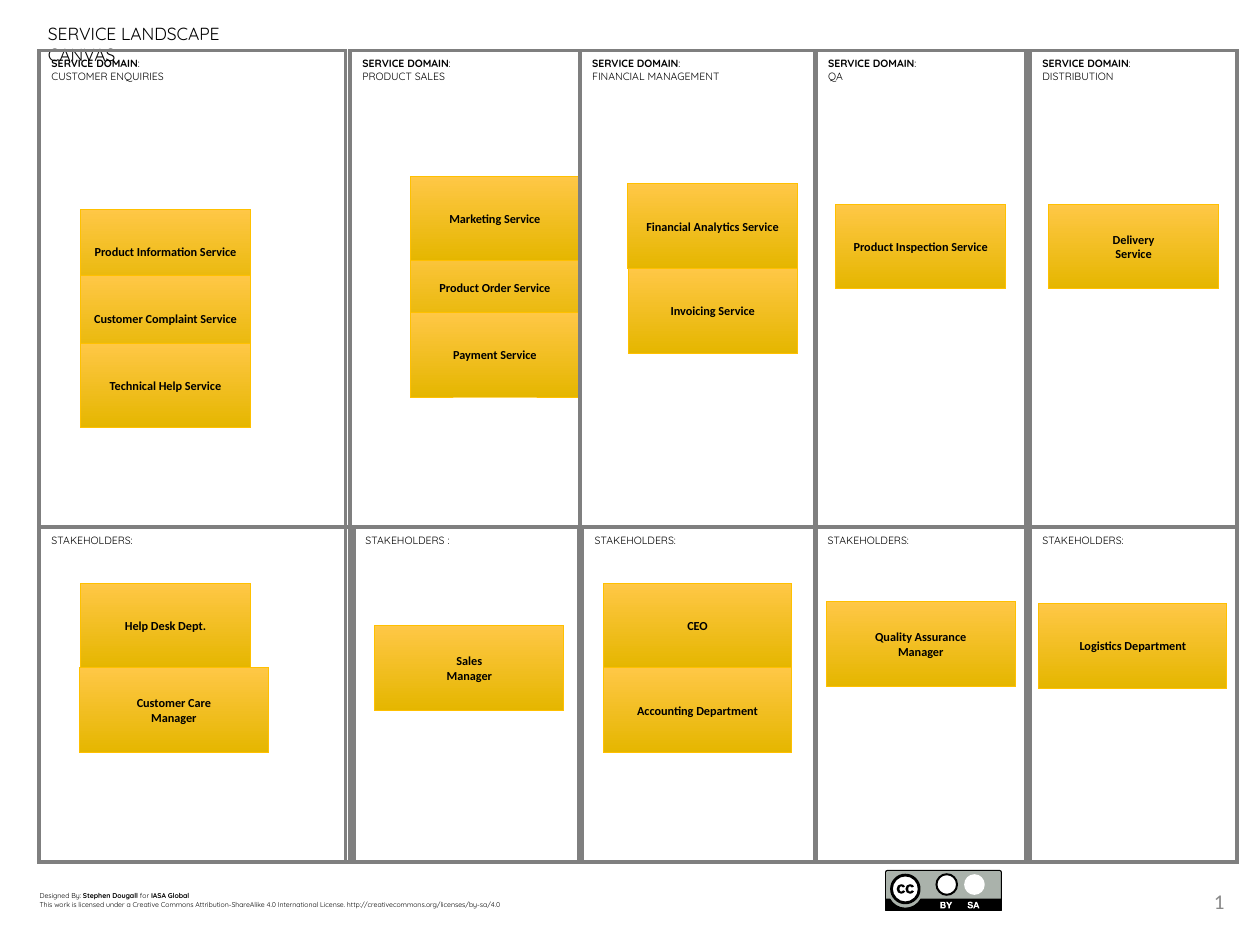
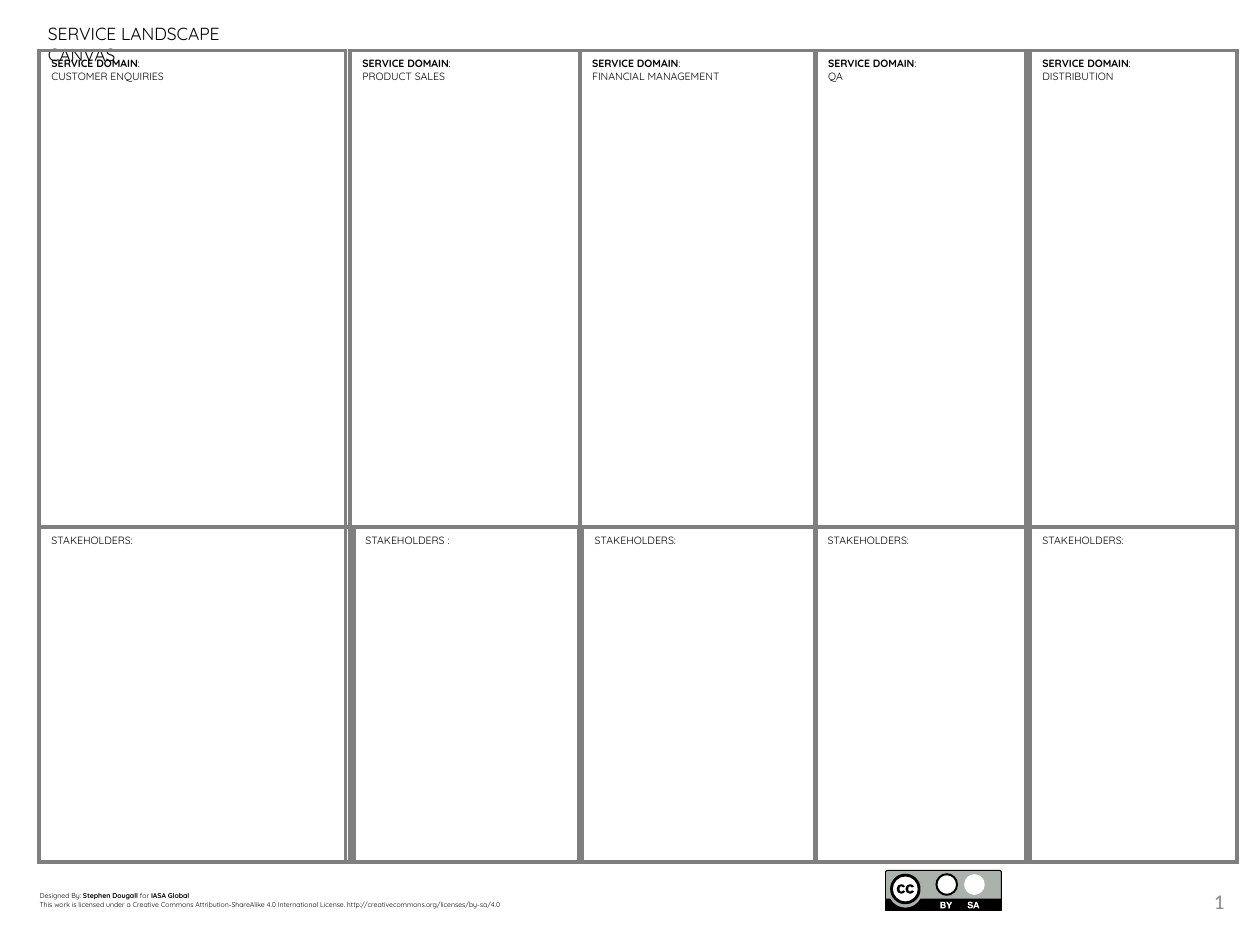
Before and after one commit to Iasa-Global/btabok, a slide deck: slide 1 of pages/structured_canvases/media/ppt/service_landscape_canvas.ppt. Drawn at 1260x945 pixels with LibreOffice and Linux fonts; fonts in the diff are those of the drawing; background and template pictures are left out. Boxes give left, top, right and bottom in pixels: in the first picture for what was removed or moved away, otherwise in the second. Text is boxed around its words. In the diff, an @@ line names an element or a change of style, - is before the commit and + after.

```diff
--- a/pages/structured_canvases/media/ppt/service_landscape_canvas.ppt
+++ b/pages/structured_canvases/media/ppt/service_landscape_canvas.ppt
@@ rectangle removed at bbox=[411, 176, 581, 261] @@
-Marketing Service
@@ rectangle removed at bbox=[81, 209, 251, 294] @@
-Product Information Service
@@ rectangle removed at bbox=[627, 184, 796, 268] @@
-Financial Analytics Service
@@ rectangle removed at bbox=[835, 204, 1005, 289] @@
-Product Inspection Service
@@ rectangle removed at bbox=[1048, 204, 1217, 289] @@
-Delivery
-Service
@@ rectangle removed at bbox=[411, 246, 581, 330] @@
-Product Order Service
@@ rectangle removed at bbox=[627, 268, 796, 353] @@
-Invoicing Service
@@ rectangle removed at bbox=[81, 276, 251, 360] @@
-Customer Complaint Service
@@ rectangle removed at bbox=[411, 312, 581, 397] @@
-Payment Service
@@ rectangle removed at bbox=[81, 343, 251, 427] @@
-Technical Help Service
@@ rectangle removed at bbox=[81, 583, 251, 668] @@
-Help Desk Dept.
@@ rectangle removed at bbox=[604, 583, 793, 668] @@
-CEO
@@ rectangle removed at bbox=[375, 626, 564, 711] @@
-Sales
-Manager
@@ rectangle removed at bbox=[827, 601, 1016, 685] @@
-Quality Assurance
-Manager
@@ rectangle removed at bbox=[1038, 604, 1226, 688] @@
-Logistics Department
@@ rectangle removed at bbox=[79, 668, 268, 752] @@
-Customer Care
-Manager
@@ rectangle removed at bbox=[604, 668, 793, 752] @@
-Accounting Department
```
Also in this commit, not shown: 1 other file.
